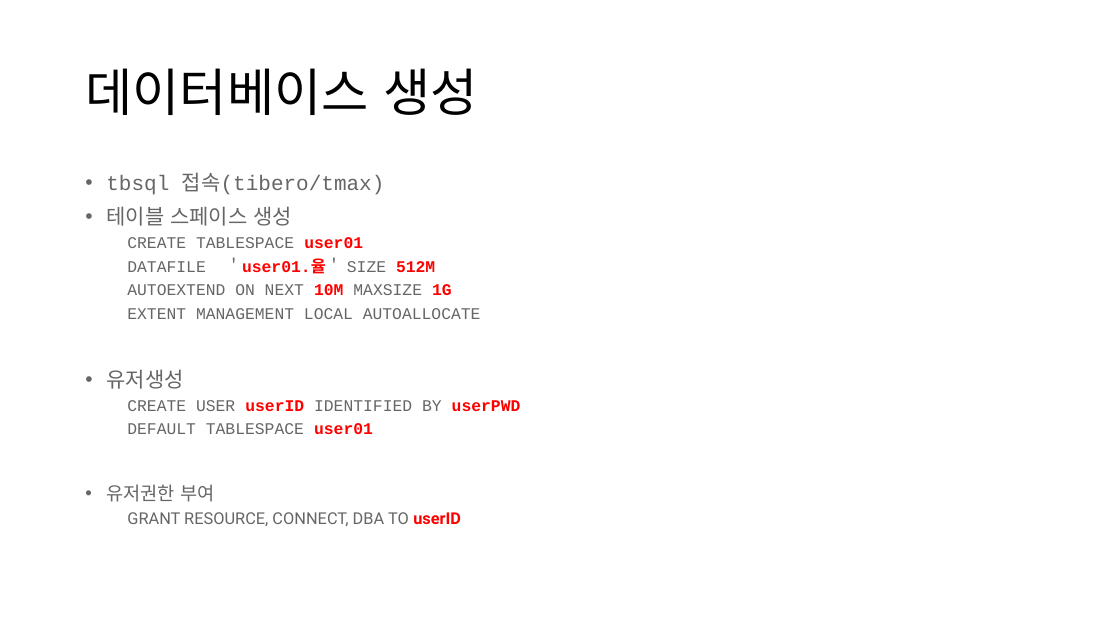
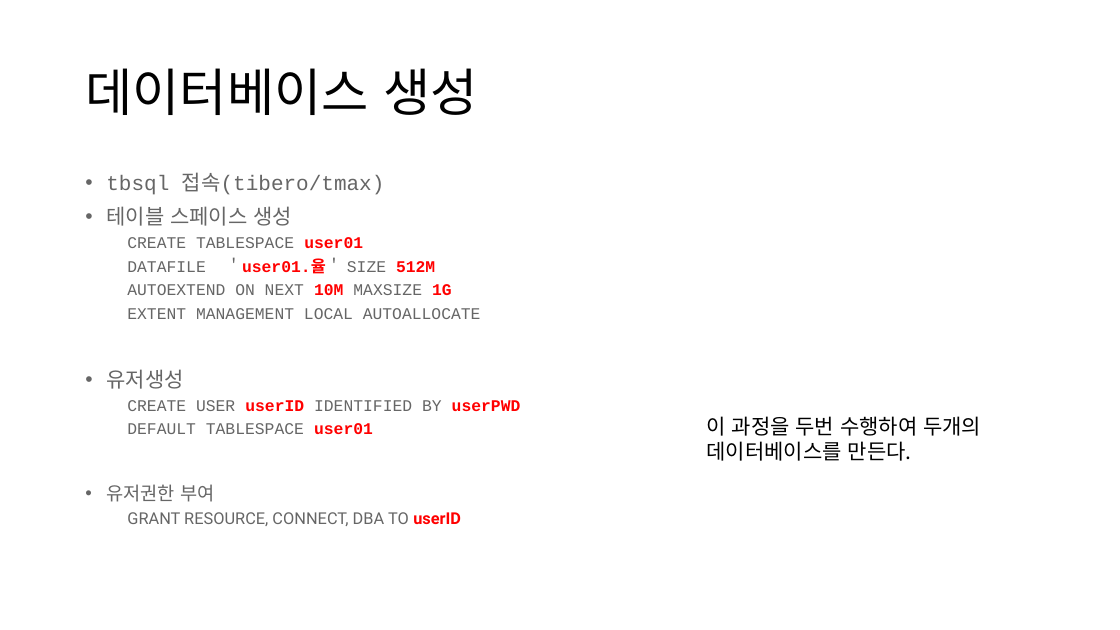
Before and after one commit to ahnhongjo/tmax-xa, a slide deck: slide 5 of xa기반 계좌이체.pptx. Drawn at 1120x630 pixels with LibreOffice and Linux fonts; fonts in the diff are those of the drawing. Boxes give left, top, right and bottom in pixels: in the first picture for what was removed or moved away, otherwise in the second. Text is boxed around its words. In the diff, an @@ line names an element or a change of style, - is before the commit and + after.

Commit message:
데이터 베이스 두개 생성

```diff
--- a/xa기반 계좌이체.pptx
+++ b/xa기반 계좌이체.pptx
@@ text added at bbox=[707, 416, 981, 461], 18 pt, text #000000 @@
+이 과정을 두번 수행하여 두개의 데이터베이스를 만든다.
```
